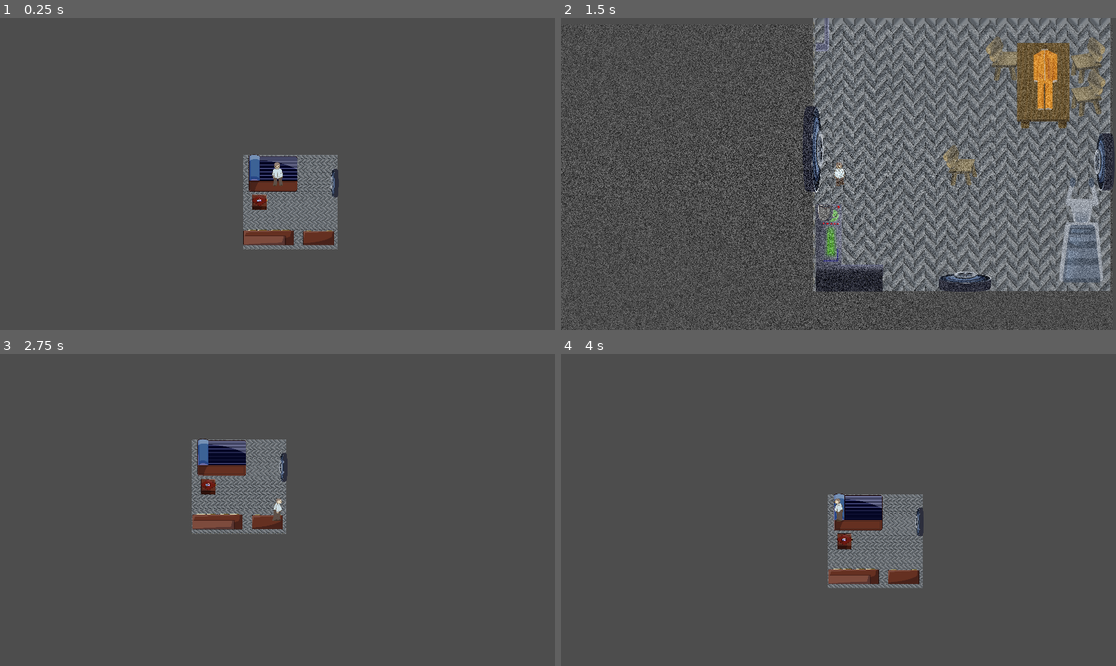
Above: before the commit, frames 1-4 (two rows, left to right).
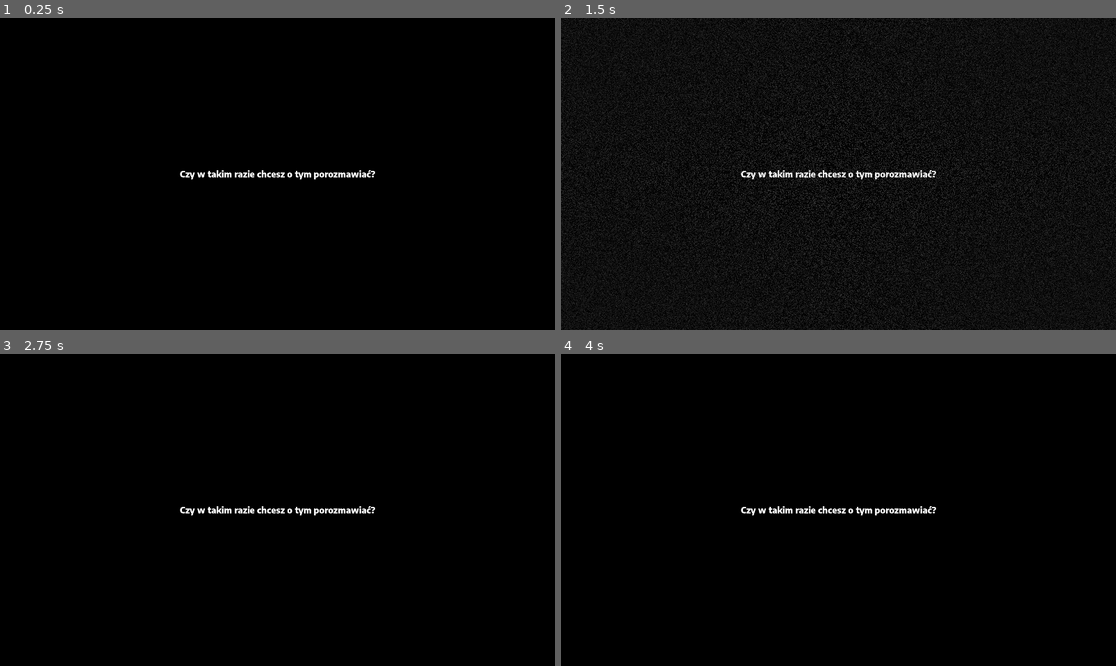
Above: after the commit, the same moments.

Repository: M4przybysz/lem_game_jam-powtorka
Game: Godot game, scene res://src/main/main.tscn
Same seed, same stepped clock (60 frames per second), same inputs: the game is played once before the commit and once after it.
Inputs:
- Up to frame 1 (0.25 s): no input
- Up to frame 2 (1.5 s): tap Enter at 0.5 s; hold D (right) 0.53-1.28 s; hold T (action3) 0.53-1.28 s; tap E (action2) at 0.6 s; hold S (down) from 1.28 s (still down); tap T (action3) at 1.35 s
- Up to frame 3 (2.75 s): tap E (action2) at 1.55 s; release S (down) at 2.03 s; hold D (right) from 2.03 s (still down); hold T (action3) from 2.03 s (still down); tap F (action1) at 2.1 s
- Up to frame 4 (4 s): release D (right) at 2.78 s; release T (action3) at 2.78 s; hold W (up) 2.78-3.53 s; tap E (action2) at 2.85 s; hold A (left) from 3.53 s (still down); hold T (action3) from 3.53 s (still down)

The runs differ from the first frame. In frame 1, 100% of the frame differs, in the area x 0-100%, y 0-100%; in frame 2, 94%; in frame 3, 100%; in frame 4, 100%.

Commit message:
Created first loop

Diff:
--- a/powtorka/src/UI/ui.gd
+++ b/powtorka/src/UI/ui.gd
@@ -1,44 +1,6 @@
 extends Control
 
 var blink = 0
-var terapeutka_tekst = [
-	"Czy w takim razie chcesz o tym porozmawiać?",
-	"Rozumiem, że było to dla ciebie trudne. Zacznijmy od początku, może opowiesz mi co wtedy czułeś?",
-	"A więc dbałeś o całą załogę, czy chcesz mi opowiedzieć o waszej relacji?",
-	"Czego żałujesz najbardziej?", "Więc była ona dla ciebie ważna, co się stało gdy nie zgodziliście się w sprawie nawigacji?",
-	"Wydaje mi się, że ona zawsze wierzyła w twoje umiejętności bardziej niż w autopilota",
-	"Panie Adamie, słyszałem że pana poprzednia terapia zakończyła się fiaskiem. Teraz ja się panem zajmę."
-]
-
-var Kapsuła_tekst =[
-	"Powinienem był tam z nimi zostać…",
-	"Gdybym tylko się jej posłuchał…",
-	"Nie tak powinny wyglądać jej ostatnie chwile…"
-]
-
-var	sypialnia_tekst = [
-	"Nie wiem po co jeszcze biorę te leki…",
-	"Nic mi nie pomagają…",
-	"Może znowu pójdę spać…"
-]
-
-var salon_tekst = [
-	"Wtedy była moja warta, musiałem upewnić się, że jesteśmy bezpieczni.",
-	"Wtedy poszedłem napić się kawy."
-]
-
-var kuchnia_tekst = [
-	"Nie chciałem się z nią kłócić…",
-	"Nie chciałem rozbić kubka od niej…",
-	"Nie powinienem był tak wtedy na nią krzyczeć…"
-]
-
-var kokpit_tekst = [
-	"Nigdy więcej nie pójdę z kimś na piwo…",
-	"Od tamtej pory już nigdy nie usiadłem za sterem.",
-	"Nie powinienem był ufać autopilotowi…"
-]
-
 
 # Called when the node enters the scene tree for the first time.
 func _ready() -> void:
@@ -51,9 +13,9 @@
 func _input(event: InputEvent) -> void:
 	if Input.is_action_pressed("action3"):
 		blink = 0
-		therapy_time()
+		kszksz()
 
-func therapy_time():
+func kszksz():
 	blink += 1
 	$ColorRect.visible = true
 	$ShaderTimer.start()
@@ -67,18 +29,22 @@
 func _on_unshader_timer_timeout() -> void:
 	$UnshaderTimer.stop()
 	if blink < 2:
-		therapy_time()
+		kszksz()
 
-func show_flufftext():
+func show_flufftext(text):
 	$Flufftext.visible = true
+	$Flufftext.text = text
 
 func hide_flufftext():
 	$Flufftext.visible = false
+	$Flufftext.text = ""
 
-func show_therapy_text():
+func show_therapy_text(text):
 	$Black.visible = true
-	$Terapeutka.visible = true
+	$Black/Terapeutka.visible = true
+	$Black/Terapeutka.text = text
 
 func hide_therapy_text():
 	$Black.visible = false
-	$Terapeutka.visible = false
+	$Black/Terapeutka.visible = false
+	$Black/Terapeutka.text = ""
--- a/powtorka/src/UI/ui.tscn
+++ b/powtorka/src/UI/ui.tscn
@@ -45,7 +45,7 @@
 vertical_alignment = 1
 autowrap_mode = 3
 
-[node name="Fluff text" type="Label" parent="."]
+[node name="Flufftext" type="Label" parent="."]
 visible = false
 layout_mode = 0
 offset_right = 1920.0
@@ -64,7 +64,5 @@
 offset_right = 1920.0
 offset_bottom = 1080.0
 
-[node name="TextTimer" type="Timer" parent="."]
-
 [connection signal="timeout" from="UnshaderTimer" to="." method="_on_unshader_timer_timeout"]
 [connection signal="timeout" from="ShaderTimer" to="." method="_on_shader_timer_timeout"]
--- a/powtorka/src/gameplay/gameplay.gd
+++ b/powtorka/src/gameplay/gameplay.gd
@@ -2,13 +2,58 @@
 
 @onready var player: CharacterBody2D = $Player
 @onready var ui: Control = $CanvasLayer/UI
+@onready var kubeczek: Node2D = $Kubeczek
+@onready var krzeslo_4: Node2D = $Krzeslo4
+@onready var plakietka_id_ewy: Node2D = $PlakietkaIDEwy
+@onready var rzep: Node2D = $Rzep
+
+@onready var timer: Timer = $CanvasLayer/Timer
 
 var loop_count: int = 0
 var player_holds_item: bool = false
+var player_holds_adam: bool = true
+
+var terapeutka_tekst = [
+	"Czy w takim razie chcesz o tym porozmawiać?",
+	"Rozumiem, że było to dla ciebie trudne. Zacznijmy od początku, może opowiesz mi co wtedy czułeś?",
+	"A więc dbałeś o całą załogę, czy chcesz mi opowiedzieć o waszej relacji?",
+	"Czego żałujesz najbardziej?", "Więc była ona dla ciebie ważna, co się stało gdy nie zgodziliście się w sprawie nawigacji?",
+	"Wydaje mi się, że ona zawsze wierzyła w twoje umiejętności bardziej niż w autopilota",
+	"Panie Adamie, słyszałem że pana poprzednia terapia zakończyła się fiaskiem. Teraz ja się panem zajmę."
+]
+
+var Kapsuła_tekst =[
+	"Powinienem był tam z nimi zostać…",
+	"Gdybym tylko się jej posłuchał…",
+	"Nie tak powinny wyglądać jej ostatnie chwile…"
+]
+
+var	sypialnia_tekst = [
+	"Nie wiem po co jeszcze biorę te leki…",
+	"Nic mi nie pomagają…",
+	"Może znowu pójdę spać…"
+]
+
+var salon_tekst = [
+	"Wtedy była moja warta, musiałem upewnić się, że jesteśmy bezpieczni.",
+	"Wtedy poszedłem napić się kawy."
+]
+
+var kuchnia_tekst = [
+	"Nie chciałem się z nią kłócić…",
+	"Nie chciałem rozbić kubka od niej…",
+	"Nie powinienem był tak wtedy na nią krzyczeć…"
+]
+
+var kokpit_tekst = [
+	"Nigdy więcej nie pójdę z kimś na piwo…",
+	"Od tamtej pory już nigdy nie usiadłem za sterem.",
+	"Nie powinienem był ufać autopilotowi…"
+]
 
 # Called when the node enters the scene tree for the first time.
 func _ready() -> void:
-	pass # Replace with function body.
+	start_story()
 
 # Called every frame. 'delta' is the elapsed time since the previous frame.
 func _process(delta: float) -> void:
@@ -24,7 +69,24 @@
 		$Kubeczek.reset_position()
 		$Krzeslo4.reset_position()
 		$PlakietkaIDEwy.reset_position()
+		$Rzep.reset_position()
+
 
 func teleport_player(x: int, y: int):
 	player.global_position.x = x
 	player.global_position.y = y
+
+
+func start_story():
+	$Kubeczek.visible = false
+	$Krzeslo4.visible = false
+	$PlakietkaIDEwy.visible = false
+	$Glowny.hide_hatches()
+	ui.show_therapy_text(terapeutka_tekst[0])
+	timer.start()
+
+
+func _on_timer_timeout() -> void:
+	ui.hide_therapy_text()
+	ui.hide_flufftext()
+	timer.stop()
--- a/powtorka/src/gameplay/gameplay.tscn
+++ b/powtorka/src/gameplay/gameplay.tscn
@@ -11,6 +11,7 @@
 [ext_resource type="Texture2D" uid="uid://gfjdl53o7iuk" path="res://asstes/graphics/mapa/kupek.png" id="9_ld6nv"]
 [ext_resource type="Texture2D" uid="uid://sc3ltnisc0lc" path="res://asstes/graphics/mapa/krzeso1.png" id="10_angt0"]
 [ext_resource type="Texture2D" uid="uid://ccwgn0h7l6r3n" path="res://asstes/graphics/mapa/KARTA_DOSTEPU.png" id="11_gwqab"]
+[ext_resource type="Texture2D" uid="uid://bk8qqr5jmn3kj" path="res://asstes/graphics/mapa/kurwa_rzeb_kopia.png" id="12_dy63g"]
 
 [node name="Gameplay" type="Node2D"]
 script = ExtResource("1_qu5en")
@@ -18,7 +19,7 @@
 [node name="Kokpit" parent="." instance=ExtResource("5_a6v07")]
 position = Vector2(-65, 3337)
 
-[node name="Salon" parent="." instance=ExtResource("3_gudmw")]
+[node name="Glowny" parent="." instance=ExtResource("3_gudmw")]
 position = Vector2(-35, 2230)
 
 [node name="Sypialnia" parent="." instance=ExtResource("2_rd5ia")]
@@ -35,10 +36,9 @@
 [node name="CanvasLayer" type="CanvasLayer" parent="."]
 
 [node name="UI" parent="CanvasLayer" instance=ExtResource("4_gb6tb")]
-offset_left = -12.0
-offset_top = 23.0
-offset_right = -12.0
-offset_bottom = 23.0
+
+[node name="Timer" type="Timer" parent="CanvasLayer"]
+wait_time = 5.0
 
 [node name="Kubeczek" parent="." instance=ExtResource("4_44x78")]
 position = Vector2(20, 1945)
@@ -70,3 +70,15 @@
 position = Vector2(0, -2)
 scale = Vector2(0.08, 0.08)
 texture = ExtResource("11_gwqab")
+
+[node name="Rzep" parent="." instance=ExtResource("4_44x78")]
+position = Vector2(782, 1446)
+START_POSITION_X = 775
+START_POSITION_Y = 1450
+
+[node name="Sprite2D" type="Sprite2D" parent="Rzep"]
+position = Vector2(-0.99999, 3.8147e-05)
+scale = Vector2(0.0599999, 0.06)
+texture = ExtResource("12_dy63g")
+
+[connection signal="timeout" from="CanvasLayer/Timer" to="." method="_on_timer_timeout"]
--- /dev/null
+++ b/powtorka/src/levels/glowny.gd
@@ -0,0 +1,40 @@
+extends Node2D
+
+
+# Called when the node enters the scene tree for the first time.
+func _ready() -> void:
+	pass # Replace with function body.
+
+
+# Called every frame. 'delta' is the elapsed time since the previous frame.
+func _process(delta: float) -> void:
+	pass
+
+func hide_hatches():
+	$Wlaz1.visible = false
+	$Wlaz2.visible = false
+
+func show_hatch1():
+	$Wlaz.visible = true
+
+func show_hatch2():
+	$Wlaz.visible = true
+
+
+func _on_area_2d_body_entered(body: Node2D) -> void:
+	if body.is_in_group("player") && get_parent().rzep.glued == true:
+		memory1()
+
+func memory1():
+	get_parent().ui.blink = 0
+	get_parent().ui.kszksz()
+	# wstawić odtwarzanie dźwięku
+	$Timer.start()
+
+func _on_timer_timeout() -> void:
+	$Timer.stop()
+	get_parent().ui.blink = 0
+	get_parent().ui.kszksz()
+	get_parent().timer.start(3.0)
+	get_parent().ui.show_therapy_text(get_parent().terapeutka_tekst[1])
+	get_parent().reset_loop()
--- a/powtorka/src/levels/glowny.tscn
+++ b/powtorka/src/levels/glowny.tscn
@@ -1,6 +1,7 @@
-[gd_scene load_steps=14 format=3 uid="uid://baea7r4fbw8lr"]
+[gd_scene load_steps=16 format=3 uid="uid://baea7r4fbw8lr"]
 
 [ext_resource type="PackedScene" uid="uid://d1kkcfxkbvy1m" path="res://src/levels/rooms/room_big_closed.tscn" id="1_1k4ns"]
+[ext_resource type="Script" path="res://src/levels/glowny.gd" id="1_qprsl"]
 [ext_resource type="PackedScene" uid="uid://c5ith1wamnvtw" path="res://src/objects/object.tscn" id="2_0er4t"]
 [ext_resource type="Texture2D" uid="uid://cs5tkhrvpnx6k" path="res://asstes/graphics/mapa/tekstura-metal-ziemia2.png" id="2_l6gdl"]
 [ext_resource type="Texture2D" uid="uid://5joxpiv7tb62" path="res://asstes/graphics/mapa/krzeso2.png" id="3_7dd5d"]
@@ -14,7 +15,13 @@
 [ext_resource type="Texture2D" uid="uid://c6j8hfvlwges3" path="res://asstes/graphics/mapa/rury.png" id="9_jpe54"]
 [ext_resource type="Texture2D" uid="uid://bc1faromt8p7g" path="res://asstes/graphics/mapa/wieszak.png" id="11_arsgh"]
 
+[sub_resource type="RectangleShape2D" id="RectangleShape2D_06k6p"]
+
 [node name="Glowna" type="Node2D"]
+script = ExtResource("1_qprsl")
+
+[node name="Timer" type="Timer" parent="."]
+wait_time = 3.0
 
 [node name="glowny" parent="." instance=ExtResource("1_1k4ns")]
 position = Vector2(1, -1051)
@@ -175,3 +182,11 @@
 rotation = 1.5708
 scale = Vector2(0.1, 0.022)
 texture = ExtResource("4_1cvcg")
+
+[node name="Area2D" type="Area2D" parent="Wlaz3"]
+
+[node name="CollisionShape2D" type="CollisionShape2D" parent="Wlaz3/Area2D"]
+shape = SubResource("RectangleShape2D_06k6p")
+
+[connection signal="timeout" from="Timer" to="." method="_on_timer_timeout"]
+[connection signal="body_entered" from="Wlaz3/Area2D" to="." method="_on_area_2d_body_entered"]
--- a/powtorka/src/levels/sypialnia.tscn
+++ b/powtorka/src/levels/sypialnia.tscn
@@ -105,6 +105,6 @@
 scale = Vector2(0.5, 0.11)
 texture = ExtResource("3_1sukp")
 
-[node name="krzesło" parent="." instance=ExtResource("1_0cd3x")]
+[node name="krzesło2" parent="." instance=ExtResource("1_0cd3x")]
 position = Vector2(262, 226)
 scale = Vector2(1.56, 1.36)
Binary file removed: powtorka/asstes/graphics/mapa/chodlewo.png
Not shown, removed: powtorka/asstes/graphics/mapa/chodlewo.png.import
Binary file removed: powtorka/asstes/graphics/mapa/chodprawo.png
Not shown, removed: powtorka/asstes/graphics/mapa/chodprawo.png.import
Binary file removed: powtorka/asstes/graphics/mapa/chodprzod.png
Not shown, removed: powtorka/asstes/graphics/mapa/chodprzod.png.import
Binary file removed: powtorka/asstes/graphics/mapa/chodtyl.png
Not shown, removed: powtorka/asstes/graphics/mapa/chodtyl.png.import
Not shown: 1 places in powtorka/src/gameplay/gameplay.tscn that only renumber resources
